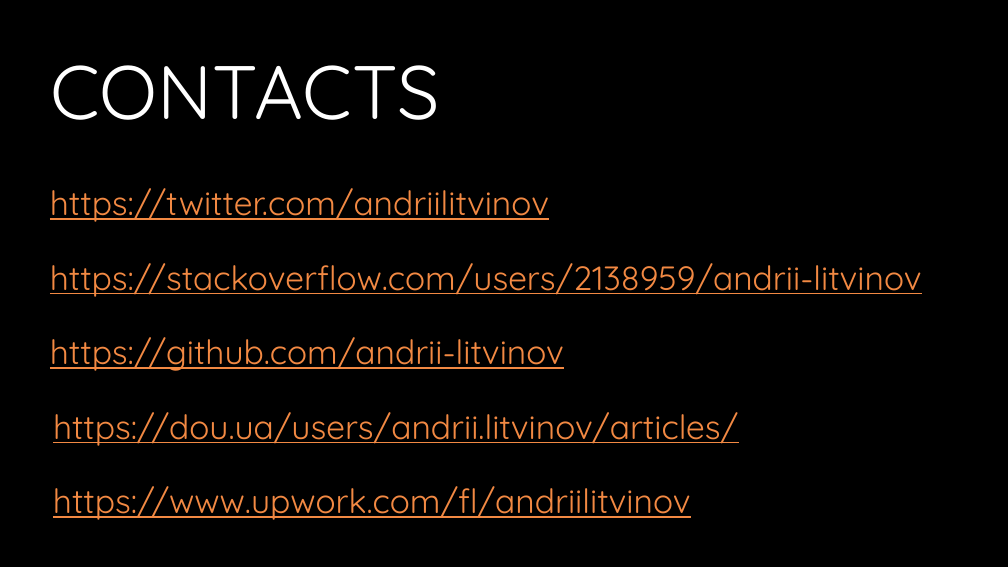
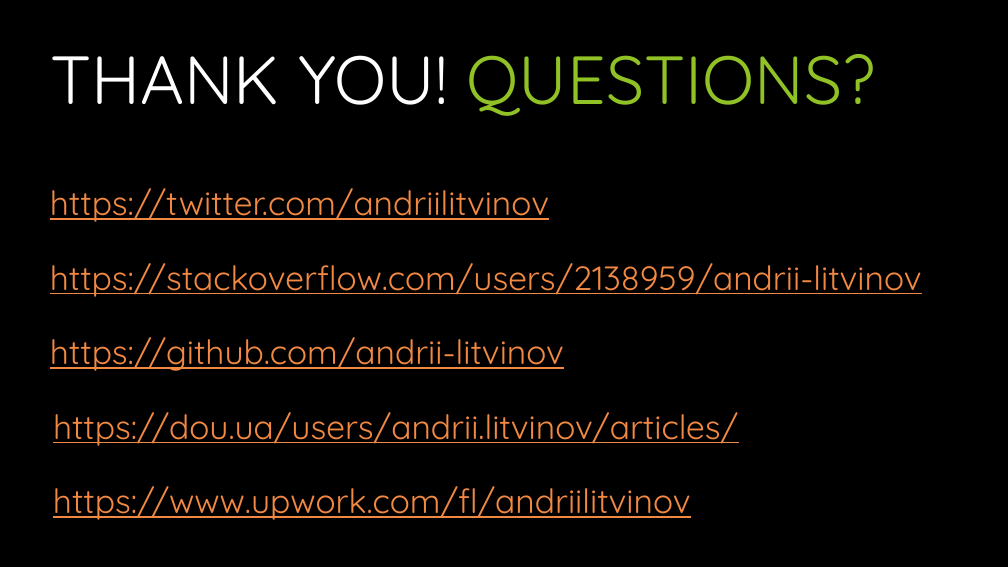
Before and after one commit to andrii-litvinov/event-driven-mongodb, a slide deck: slide 25 of t18-event-mongodb.pptx. Drawn at 1008x567 pixels with LibreOffice and Linux fonts; fonts in the diff are those of the drawing; background and template pictures are left out. Boxes give left, top, right and bottom in pixels: in the first picture for what was removed or moved away, otherwise in the second. Text is boxed around its words. In the diff, an @@ line names an element or a change of style, - is before the commit and + after.

```diff
--- a/t18-event-mongodb.pptx
+++ b/t18-event-mongodb.pptx
@@ title added at [50, 54, 875, 116], 64.8 pt, text #90C226 @@
+THANK YOU! QUESTIONS?
@@ title removed at [50, 65, 440, 120] @@
-CONTACTS
```
Also in this commit, not shown: 6 other slides changed, 2 slides removed.
